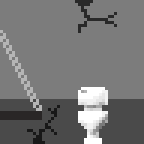
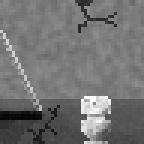
The second 144 × 144 image is a revision of the first. Changes to its layers:
painted on "Layer 5" over [27, 0, 117, 144]
renamed "Layer 4" to "Layer 6", painted on it over [51, 87, 111, 144]
painted on "Layer 2" over [0, 30, 144, 144]
painted on "Layer 1" over [0, 0, 144, 144]
